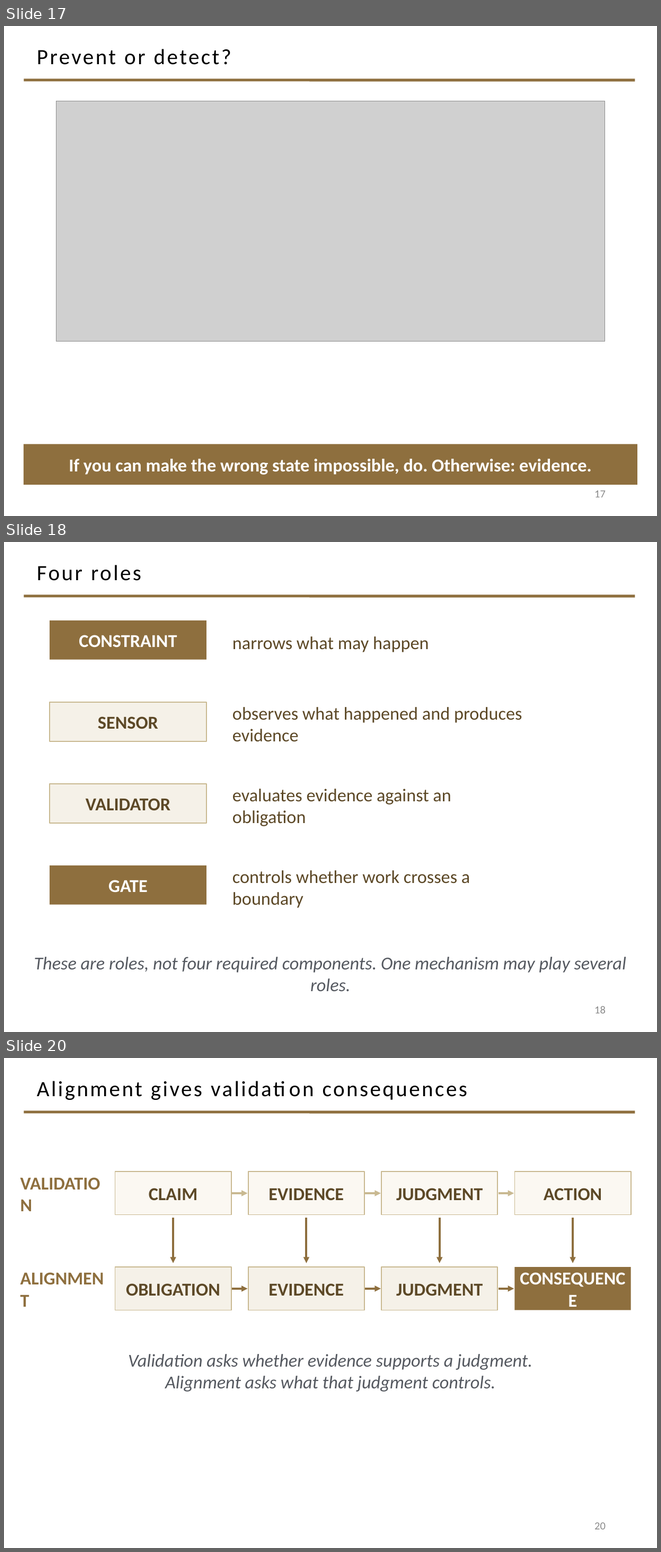
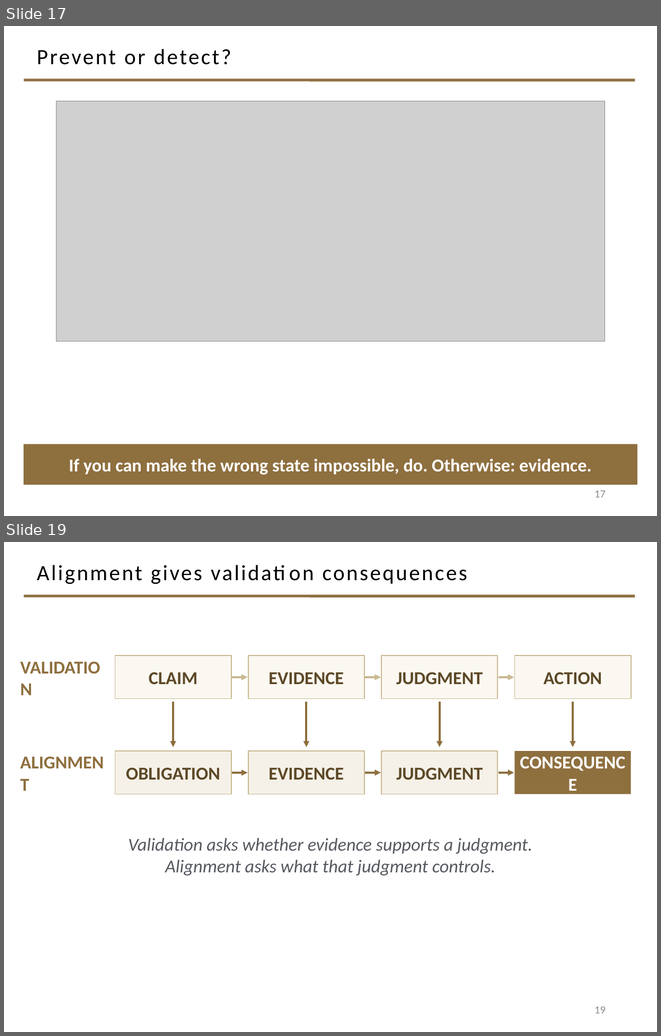
Before and after one commit to davisjam/model-based-agentic-software-engineering, a slide deck: course/lectures/act-2-delegation-and-control/03-alignment/2-3-Alignment.pptx. Shown one above the other, each under a label of ours: slides 17, 18 and 20 before the commit, slides 17 and 19 after it; the slides between them are not shown. The pictures are 661x1552 and 661x1036 pixels, drawn with LibreOffice and Linux fonts; fonts in the diff are those of the drawing; grey boxes stand for pictures; background and template pictures are left out. Boxes give left, top, right and bottom in pixels: in the first picture for what was removed or moved away, otherwise in the second. Text is boxed around its words. In the diff, an @@ line names an element or a change of style, - is before the commit and + after.

```diff
--- a/course/lectures/act-2-delegation-and-control/03-alignment/2-3-Alignment.pptx
+++ b/course/lectures/act-2-delegation-and-control/03-alignment/2-3-Alignment.pptx
@@ slide 18 removed at [4, 542, 657, 1032], background #FFFFFF; not listed: 1 template element that a slide beside it also shows @@
@@ title removed at [37, 565, 141, 581] @@
-Four roles
@@ rectangle removed at [50, 620, 206, 660] @@
-CONSTRAINT
@@ text removed at [232, 636, 429, 652] @@
-narrows what may happen
@@ rectangle removed at [50, 702, 206, 741] @@
-SENSOR
@@ text removed at [232, 707, 522, 742] @@
-observes what happened and produces evidence
@@ rectangle removed at [50, 784, 206, 823] @@
-VALIDATOR
@@ text removed at [232, 788, 451, 826] @@
-evaluates evidence against an obligation
@@ rectangle removed at [50, 865, 206, 905] @@
-GATE
@@ text removed at [232, 870, 470, 908] @@
-controls whether work crosses a boundary
@@ text removed at [34, 956, 626, 991] @@
-These are roles, not four required components. One mechanism may play several roles.
@@ page number removed at [594, 1006, 606, 1013] @@
-18
@@ what was slide 20 is now slide 19 @@
@@ page number at [594, 1006, 606, 1013]: text changed @@
-20
+19
```
Also in this commit, not shown: 1 slide changed.
